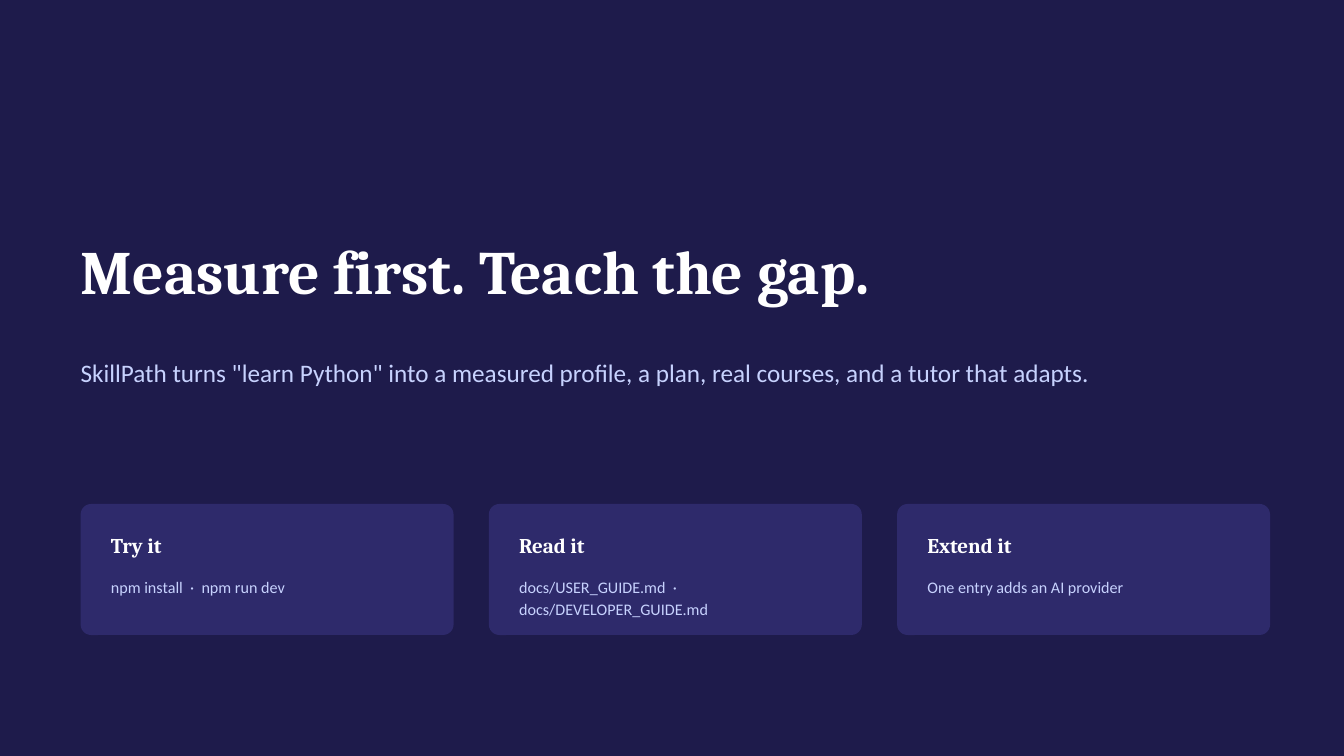
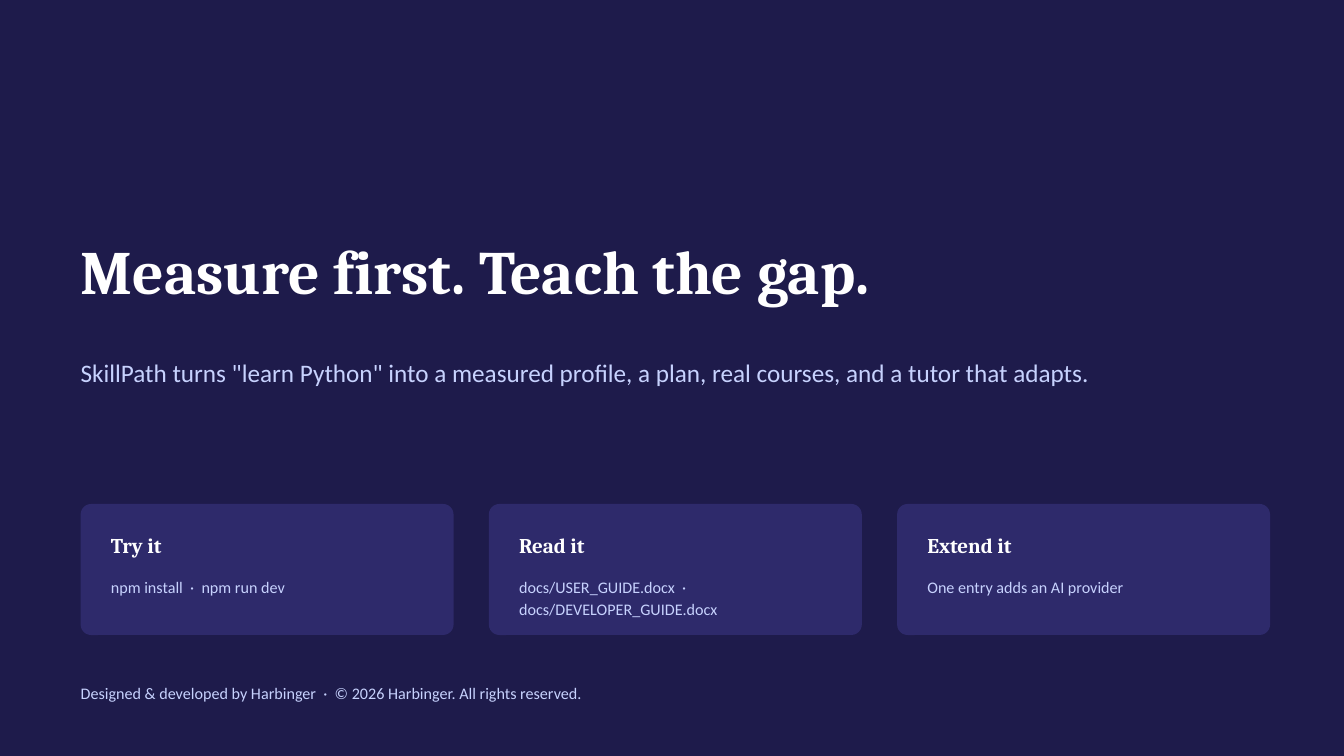
Before and after one commit to sohelPathanHarbinger/skill_path, a slide deck: slide 17 of docs/SkillPath-Presentation.pptx (slide 16 before the commit). Drawn at 1344x756 pixels with LibreOffice and Linux fonts; fonts in the diff are those of the drawing. Boxes give left, top, right and bottom in pixels: in the first picture for what was removed or moved away, otherwise in the second. Text is boxed around its words. In the diff, an @@ line names an element or a change of style, - is before the commit and + after.

```diff
--- a/docs/SkillPath-Presentation.pptx
+++ b/docs/SkillPath-Presentation.pptx
@@ text at [519,582,717,617]: text changed @@
-docs/USER_GUIDE.md · docs/DEVELOPER_GUIDE.md
+docs/USER_GUIDE.docx · docs/DEVELOPER_GUIDE.docx
@@ text added at [81,688,581,702], 11.5 pt, text #C7D2FE @@
+Designed & developed by Harbinger · © 2026 Harbinger. All rights reserved.
```
Also in this commit, not shown: 7 other slides changed, 1 slide added, 26 other files.
